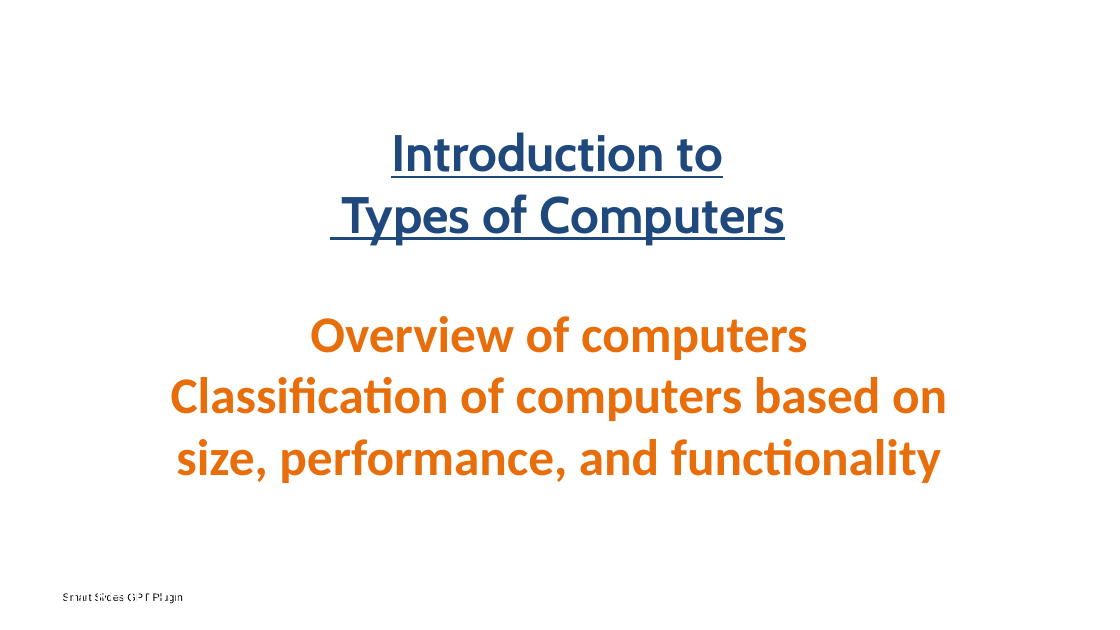
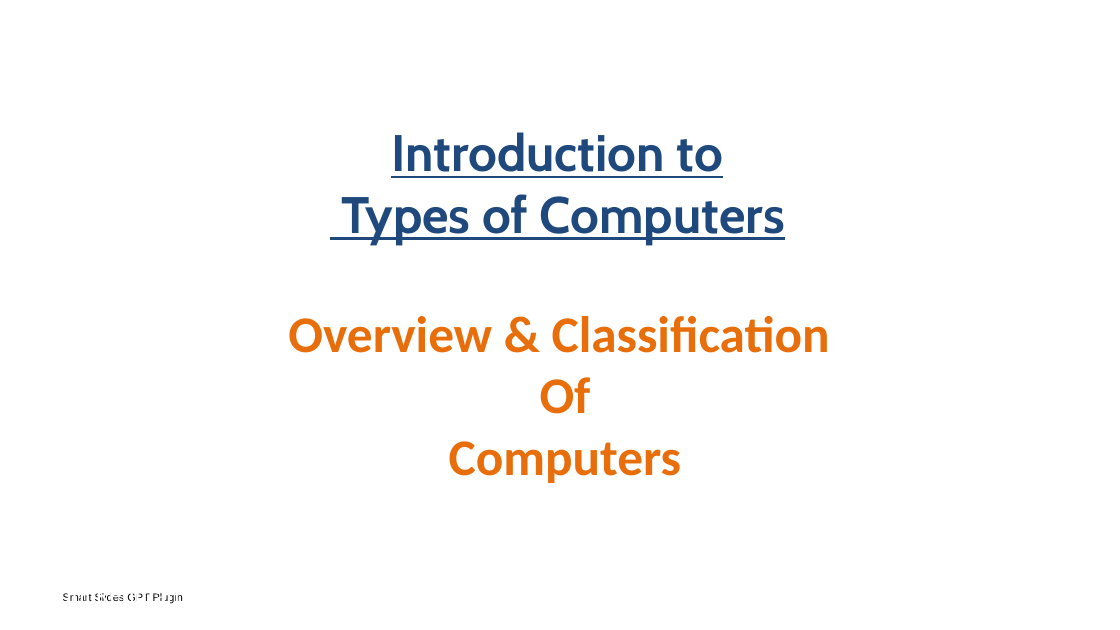
Before and after one commit to Abdul-Basit1212/Applications-Of-ICT, a slide deck: slide 1 of Types Of Computers.pptx. Drawn at 1120x630 pixels with LibreOffice and Linux fonts; fonts in the diff are those of the drawing; background and template pictures are left out. Boxes give left, top, right and bottom in pixels: in the first picture for what was removed or moved away, otherwise in the second. Text is boxed around its words. In the diff, an @@ line names an element or a change of style, - is before the commit and + after.

```diff
--- a/Types Of Computers.pptx
+++ b/Types Of Computers.pptx
@@ text at (288, 316, 830, 483): text changed @@
-Overview of computers
-Classification of computers based on size, performance, and functionality
+Overview & Classification
+Of
+Computers
```
Also in this commit, not shown: 11 other slides changed.
